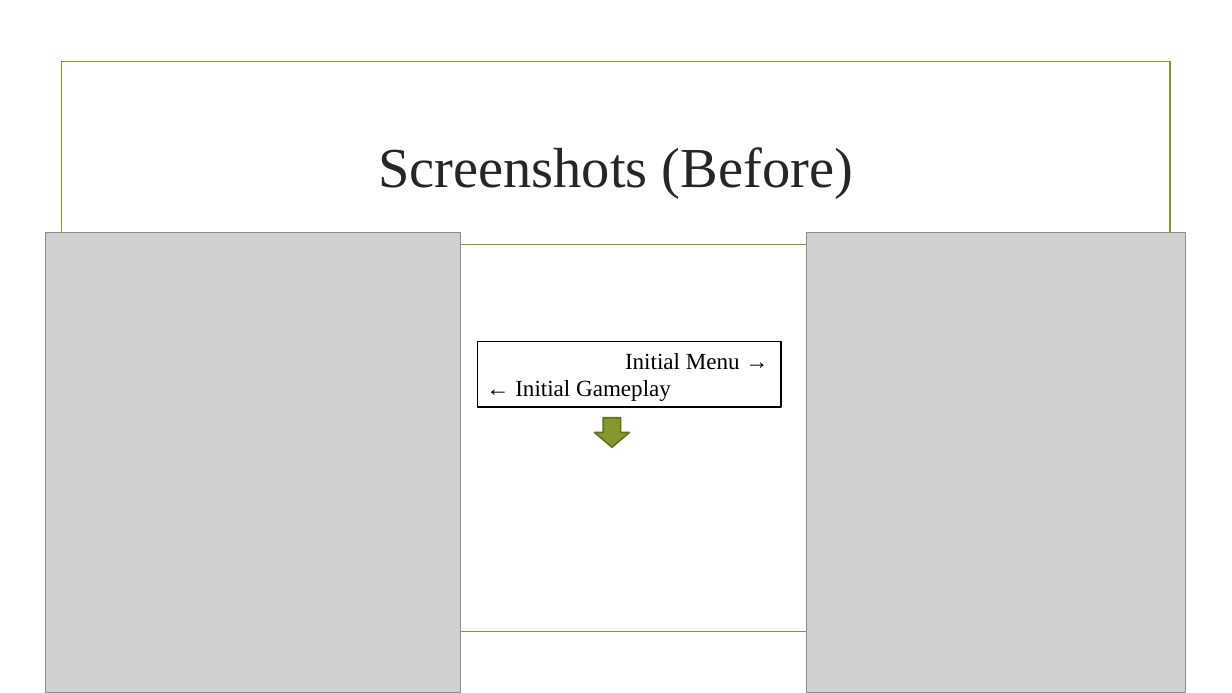
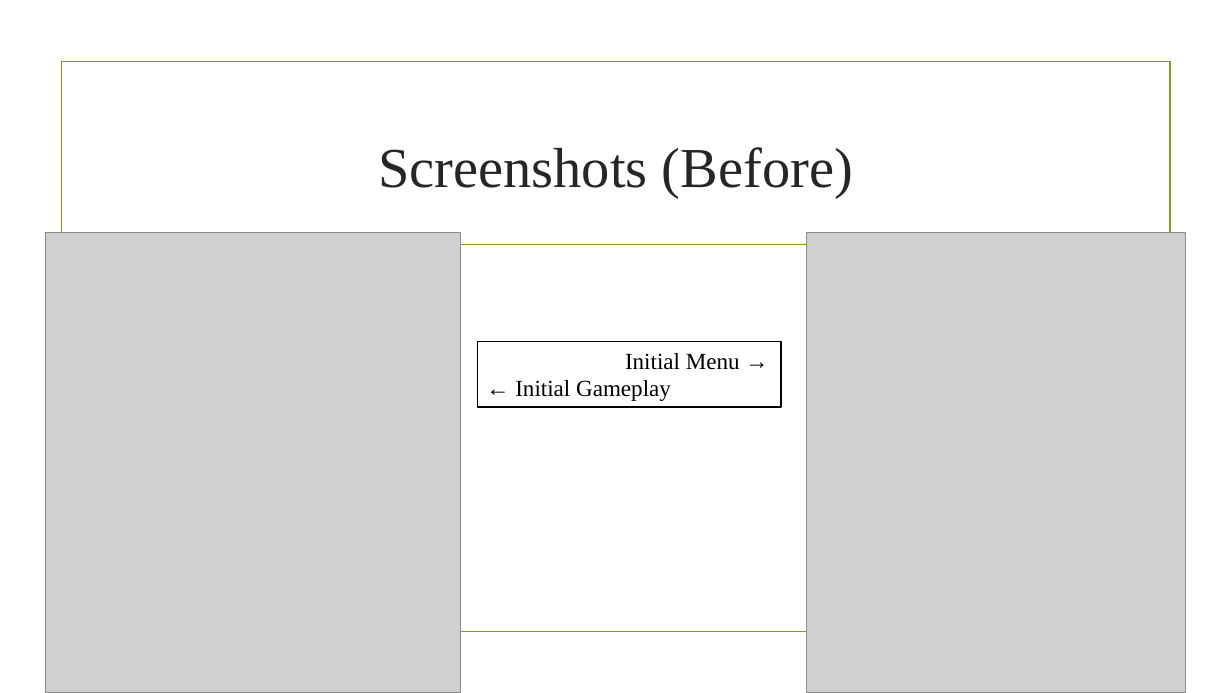
Before and after one commit to Glenn-Pao/StudioPStuff, a slide deck: slide 4 of Laser Cat (concept paper).pptx. Drawn at 1232x693 pixels with LibreOffice and Linux fonts; fonts in the diff are those of the drawing; grey boxes stand for pictures; background and template pictures are left out. Boxes give left, top, right and bottom in pixels: in the first picture for what was removed or moved away, otherwise in the second. Text is boxed around its words. In the diff, an @@ line names an element or a change of style, - is before the commit and + after.

```diff
--- a/Laser Cat (concept paper).pptx
+++ b/Laser Cat (concept paper).pptx
@@ down arrow removed at [594, 418, 629, 447] @@
```
Also in this commit, not shown: 5 other slides changed.
